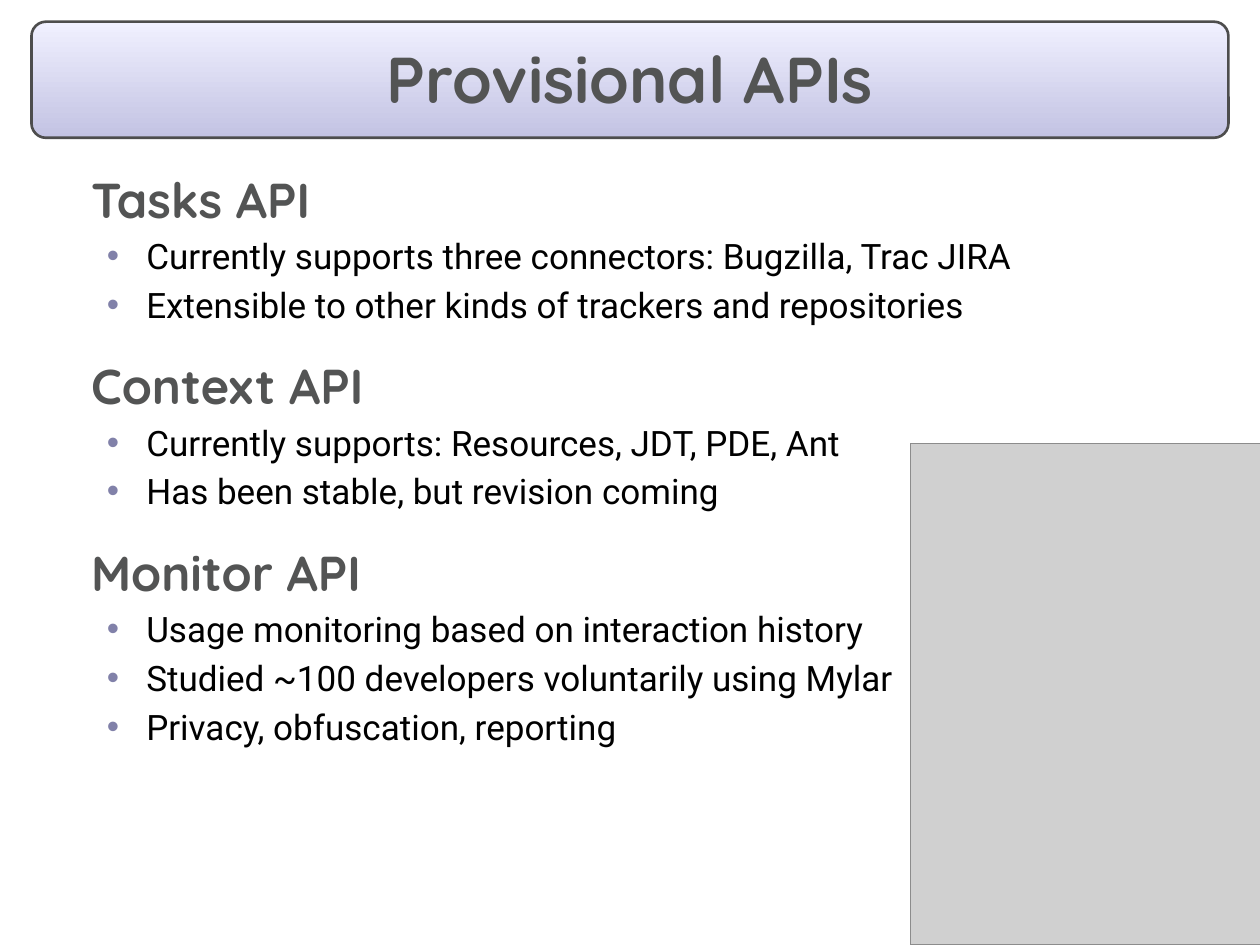
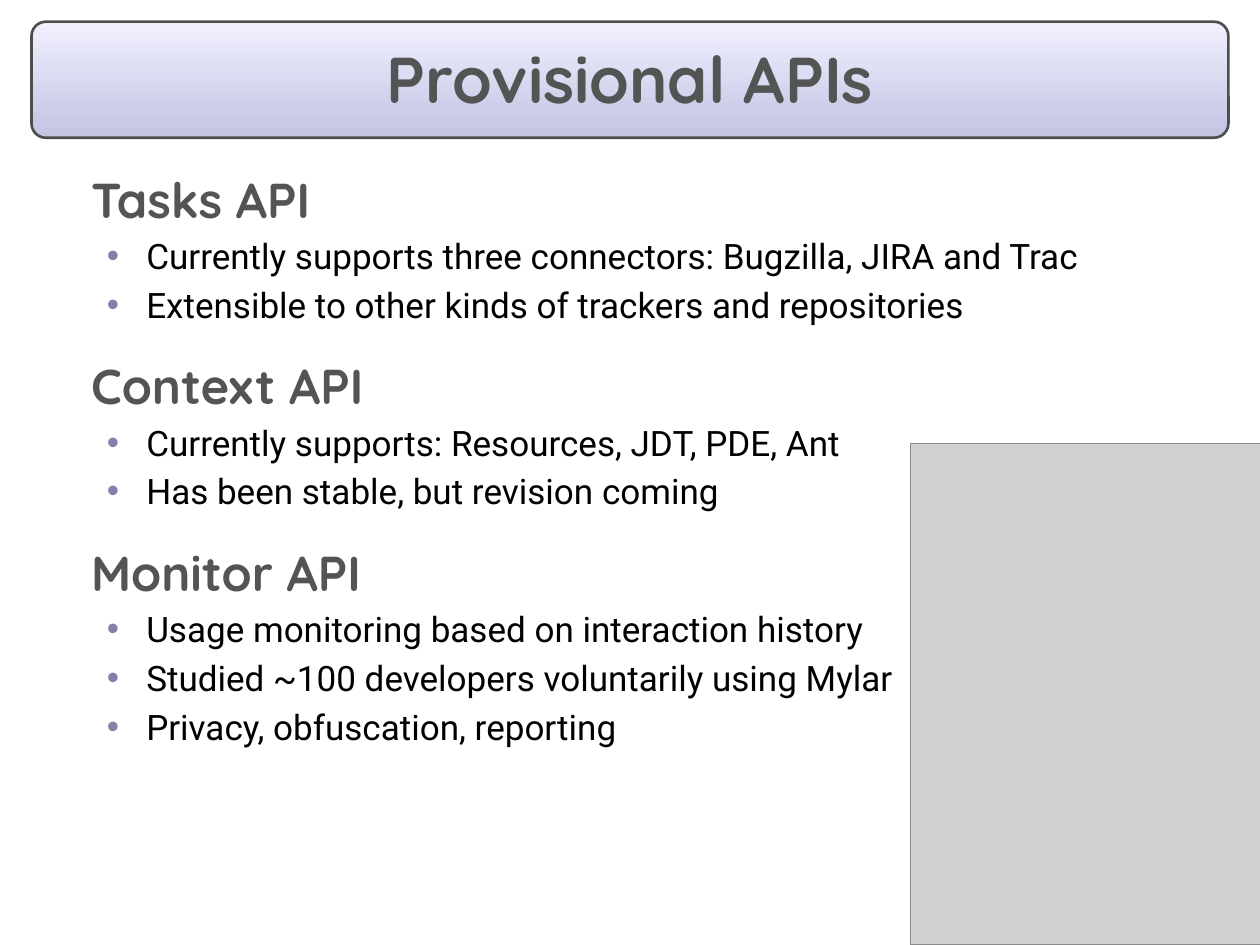
Before and after one commit to eclipse-mylyn/mylyn-website, a slide deck: slide 16 of publications/2006-10-mylar-webinar.ppt (slide 17 before the commit). Drawn at 1260x945 pixels with LibreOffice and Linux fonts; fonts in the diff are those of the drawing; grey boxes stand for pictures. Boxes give left, top, right and bottom in pixels: in the first picture for what was removed or moved away, otherwise in the second. Text is boxed around its words. In the diff, an @@ line names an element or a change of style, - is before the commit and + after.

```diff
--- a/publications/2006-10-mylar-webinar.ppt
+++ b/publications/2006-10-mylar-webinar.ppt
@@ text at box(146, 242, 1077, 277): text changed @@
-  • Currently supports three connectors: Bugzilla, Trac JIRA
+  • Currently supports three connectors: Bugzilla, JIRA and Trac
```
Also in this commit, not shown: 9 other slides changed, 3 slides added, 4 slides removed, 1 other file.
